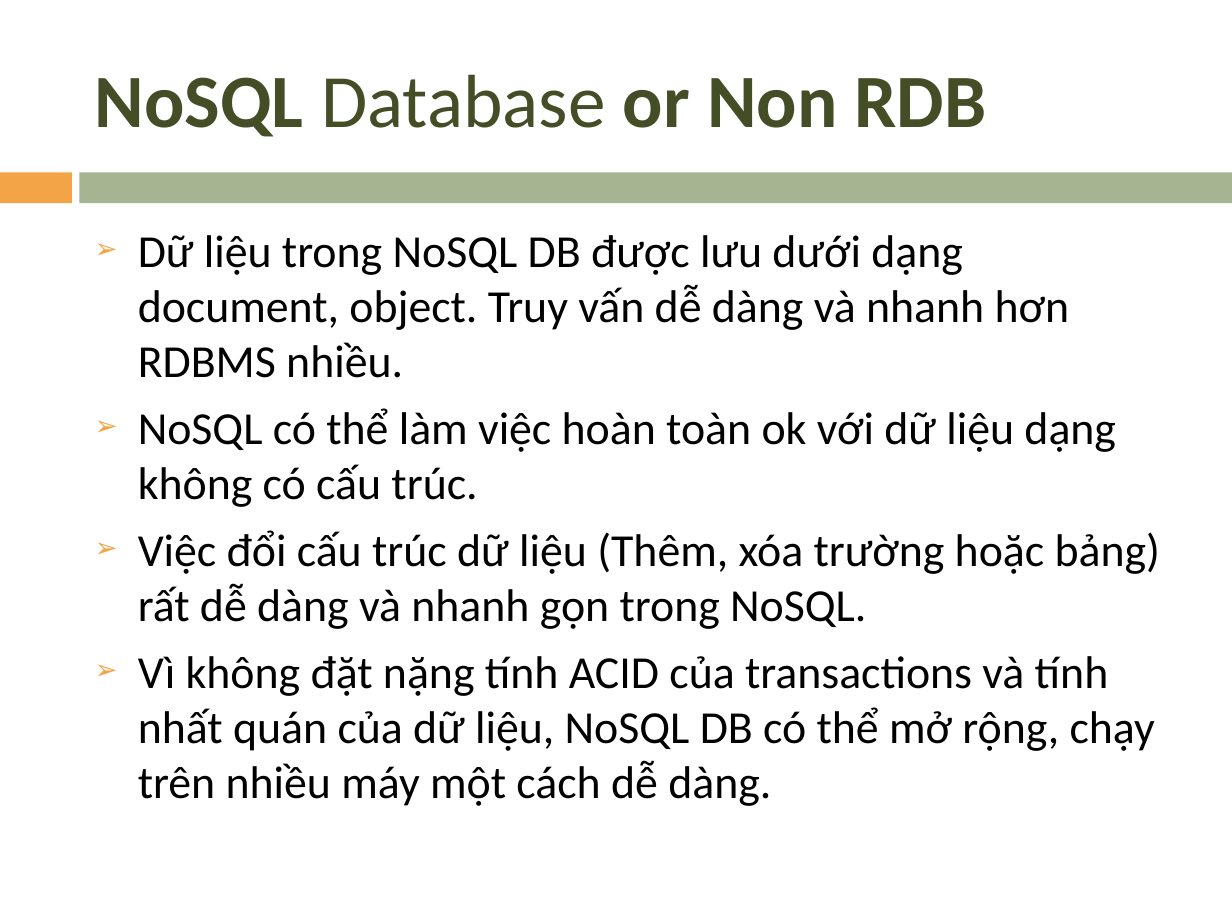
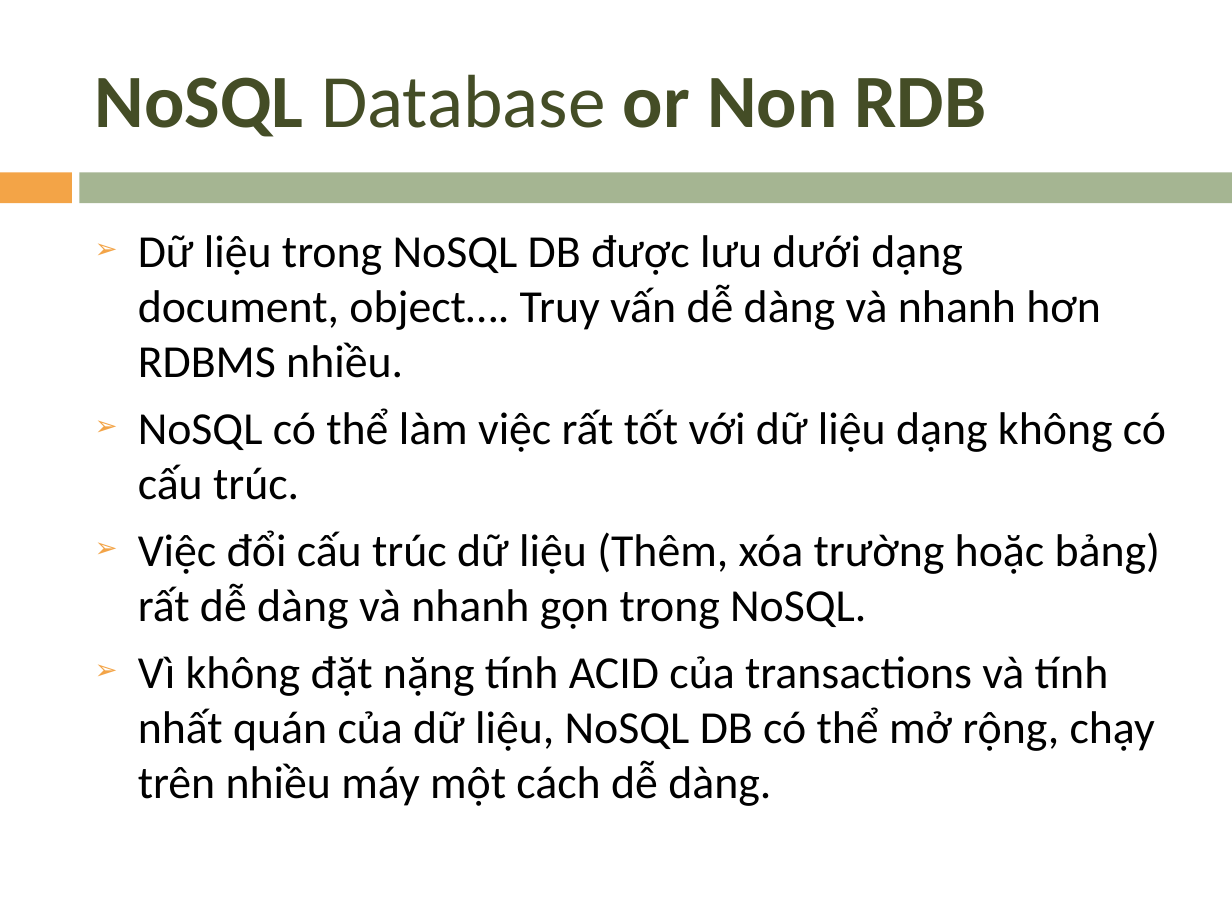
Before and after one commit to mrviit/notes, a slide deck: slide 11 of pp_template/nonsql/NoSQL.pptx. Drawn at 1232x924 pixels with LibreOffice and Linux fonts; fonts in the diff are those of the drawing; background and template pictures are left out. Boxes give left, top, right and bottom in pixels: in the first picture for what was removed or moved away, otherwise in the second. Text is boxed around its words. In the diff, an @@ line names an element or a change of style, - is before the commit and + after.

```diff
--- a/pp_template/nonsql/NoSQL.pptx
+++ b/pp_template/nonsql/NoSQL.pptx
@@ text at bbox=[138, 235, 1166, 500]: text changed @@
-➢ Dữ liệu trong NoSQL DB được lưu dưới dạng document, object. Truy vấn dễ dàng và nhanh hơn RDBMS nhiều.
-➢ NoSQL có thể làm việc hoàn toàn ok với dữ liệu dạng không có cấu trúc.
+➢ Dữ liệu trong NoSQL DB được lưu dưới dạng document, object…. Truy vấn dễ dàng và nhanh hơn RDBMS nhiều.
+➢ NoSQL có thể làm việc rất tốt với dữ liệu dạng không có cấu trúc.
```
Also in this commit, not shown: 1 other slide changed, 12 slides added, 11 slides removed, 4 other files.
